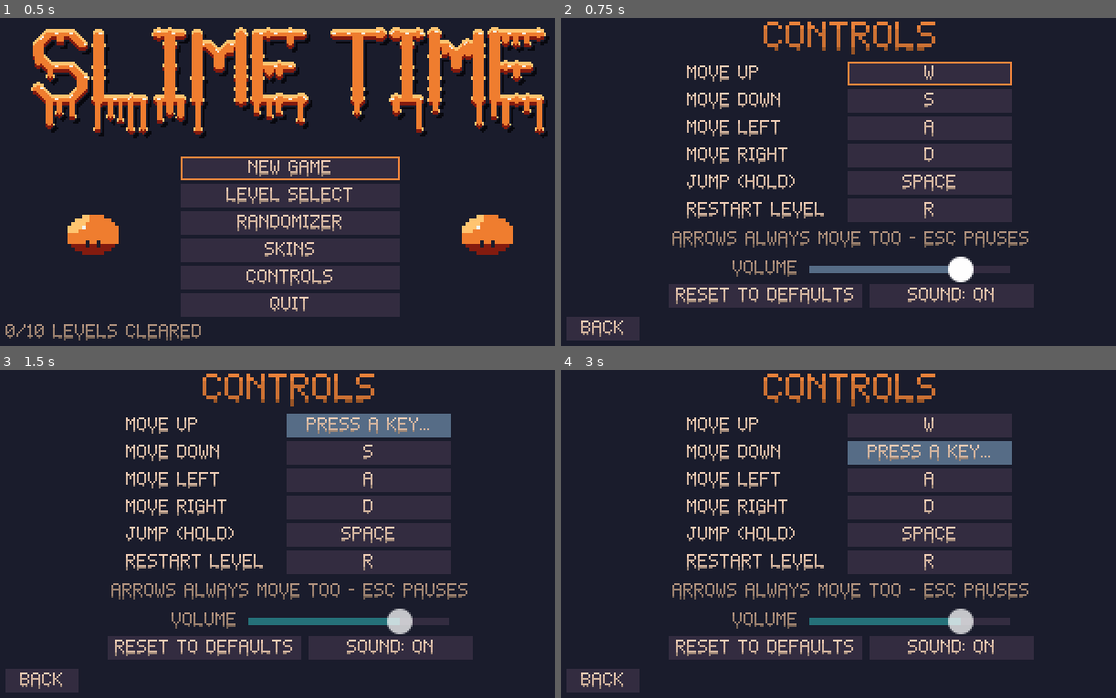
Above: before the commit, frames 1-4 (two rows, left to right).
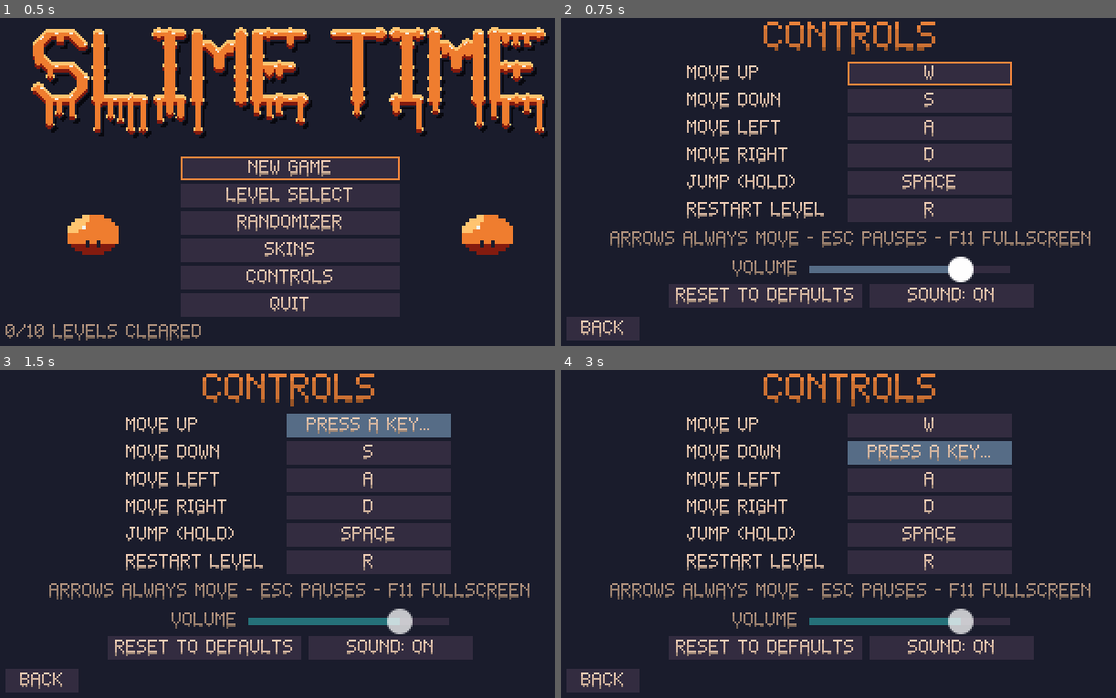
Above: after the commit, the same moments.

Repository: AveryBlue-GD/slime-time
Game: Godot game, scene res://scenes/title.tscn
Same seed, same stepped clock (60 frames per second), same inputs: the game is played once before the commit and once after it.
Inputs:
- Up to frame 1 (0.5 s): no input
- Up to frame 2 (0.75 s): click "CONTROLS" at 0.5 s
- Up to frame 3 (1.5 s): click "W" at 1.25 s
- Up to frame 4 (3 s): click "PRESS A KEY..." at 2 s; click "S" at 2.75 s

Frame 1 is identical in both runs. In frame 2, 1.5% of the frame differs, in the area x 8-96%, y 65-70%; in frame 3, 1.5%; in frame 4, 1.5%.

Commit message:
F11 toggles fullscreen (desktop and browser)
Co-Authored-By: Claude Opus 5.5 <noreply@anthropic.com>

Diff:
--- a/project.godot
+++ b/project.godot
@@ -72,6 +72,11 @@
 "events": [Object(InputEventKey,"resource_local_to_scene":false,"resource_name":"","device":16,"window_id":0,"alt_press …(195 unchanged characters)…
 ]
 }
+toggle_fullscreen={
+"deadzone": 0.2,
+"events": [Object(InputEventKey,"resource_local_to_scene":false,"resource_name":"","device":16,"window_id":0,"alt_pressed":false,"shift_pressed":false,"ctrl_pressed":false,"meta_pressed":false,"pressed":false,"keycode":0,"physical_keycode":4194342,"key_label":0,"unicode":0,"location":0,"echo":false,"script":null)
+]
+}
 restart={
 "deadzone": 0.2,
 "events": [Object(InputEventKey,"resource_local_to_scene":false,"resource_name":"","device":16,"window_id":0,"alt_press …(190 unchanged characters)…
--- a/scripts/progress.gd
+++ b/scripts/progress.gd
@@ -73,6 +73,14 @@
 			selected_skin = arg.trim_prefix("--skin=")
 
 
+## F11 toggles fullscreen anywhere in the game (desktop and browser).
+func _unhandled_input(event: InputEvent) -> void:
+	if event.is_action_pressed("toggle_fullscreen"):
+		var full := DisplayServer.window_get_mode() == DisplayServer.WINDOW_MODE_FULLSCREEN
+		DisplayServer.window_set_mode(DisplayServer.WINDOW_MODE_WINDOWED if full else DisplayServer.WINDOW_MODE_FULLSCREEN)
+		get_viewport().set_input_as_handled()
+
+
 func load_progress() -> void:
 	var file := ConfigFile.new()
 	if file.load(save_path) != OK:
--- a/scripts/ui/controls.gd
+++ b/scripts/ui/controls.gd
@@ -32,7 +32,7 @@
 	_refresh()
 	key_buttons.move_up.grab_focus()
 
-	var note := UIKit.make_label("ARROWS ALWAYS MOVE TOO - ESC PAUSES", 8, UIKit.TEXT_DIM)
+	var note := UIKit.make_label("ARROWS ALWAYS MOVE - ESC PAUSES - F11 FULLSCREEN", 8, UIKit.TEXT_DIM)
 	note.horizontal_alignment = HORIZONTAL_ALIGNMENT_CENTER
 	add_child(note)
 	note.set_anchors_and_offsets_preset(Control.PRESET_TOP_WIDE)
Not shown, changed: .gitignore
Not shown, changed: README.md
